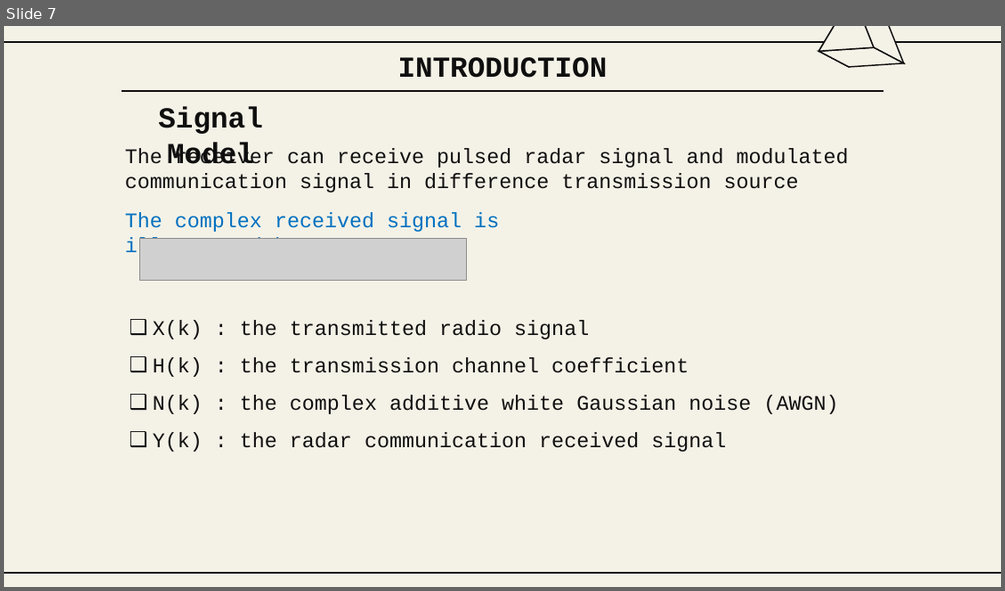
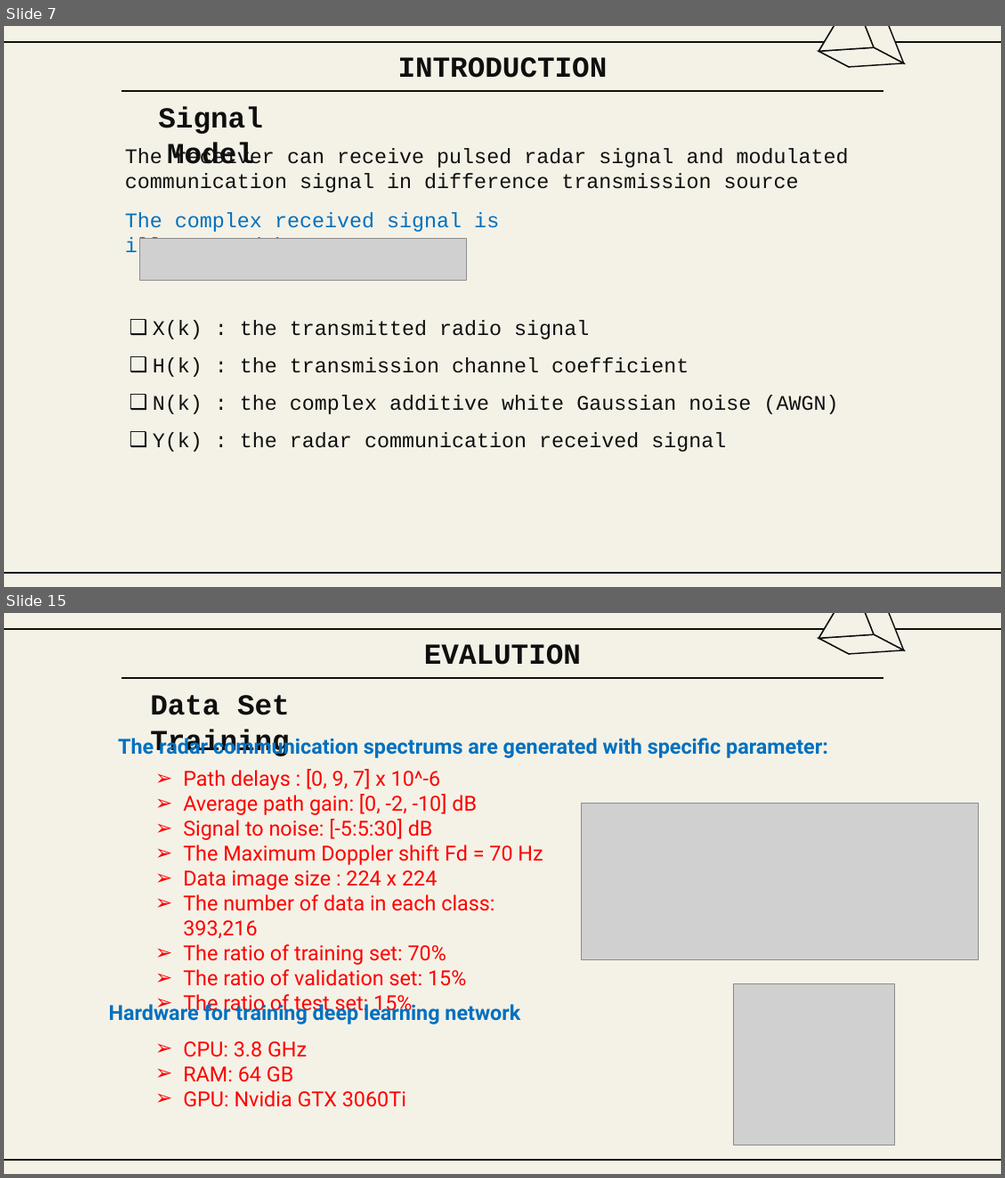
Before and after one commit to Winxkin/hcmute_master, a slide deck: semeter1/DSP/Final_HND.PPTX. Shown one above the other, each under a label of ours: slide 7 before the commit, slides 7 and 15 after it; the slides between them are not shown. The pictures are 1005x591 and 1005x1178 pixels, drawn with LibreOffice and Linux fonts; fonts in the diff are those of the drawing; grey boxes stand for pictures; background and template pictures are left out. Boxes give left, top, right and bottom in pixels: in the first picture for what was removed or moved away, otherwise in the second. Text is boxed around its words. In the diff, an @@ line names an element or a change of style, - is before the commit and + after.

```diff
--- a/semeter1/DSP/Final_HND.PPTX
+++ b/semeter1/DSP/Final_HND.PPTX
@@ slide 15 added at <box>4,613,1001,1174</box>, background #F4F2E7; not listed: 2 template elements that a slide beside it also shows @@
@@ group added at <box>819,613,905,654</box>: 4 freeform shapes @@
@@ title added at <box>424,644,581,665</box>, 28 pt, text #100F0F, bold @@
+EVALUTION
@@ line added from (121, 678) to (883, 678), #100F0F 1.5 pt @@
@@ text added at <box>150,695,290,756</box>, 28 pt, text #100F0F, bold @@
+Data Set Training
@@ text added at <box>118,735,828,759</box>, 20 pt, text #0070C0, bold @@
+The radar communication spectrums are generated with specific parameter:
@@ text added at <box>183,769,542,986</box>, 20 pt, text #FF0000 @@
+➢ Path delays : [0, 9, 7] x 10^-6
+➢ Average path gain: [0, -2, -10] dB
+➢ Signal to noise: [-5:5:30] dB
+➢ The Maximum Doppler shift Fd = 70 Hz
+➢ Data image size : 224 x 224
+➢ The number of data in each class: 393,216
+➢ The ratio of training set: 70%
+➢ The ratio of validation set: 15%
+➢ The ratio of test set: 15%
@@ picture added at <box>582,803,979,960</box> @@
@@ picture added at <box>733,983,895,1144</box> @@
@@ text added at <box>109,1001,520,1024</box>, 20 pt, text #0070C0, bold @@
+Hardware for training deep learning network
@@ text added at <box>183,1041,406,1107</box>, 20 pt, text #FF0000 @@
+➢ CPU: 3.8 GHz
+➢ RAM: 64 GB
+➢ GPU: Nvidia GTX 3060Ti
@@ line added from (121, 1159) to (883, 1159), #100F0F 1.5 pt @@
```
Also in this commit, not shown: 2 slides changed, 16 other slides added, 2 other files.
